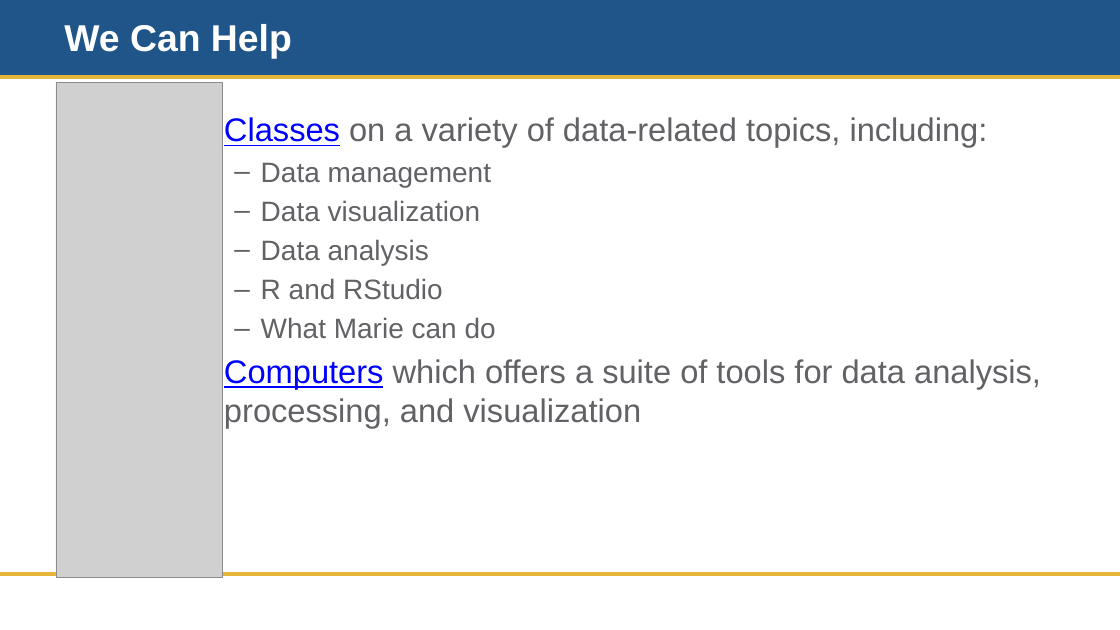
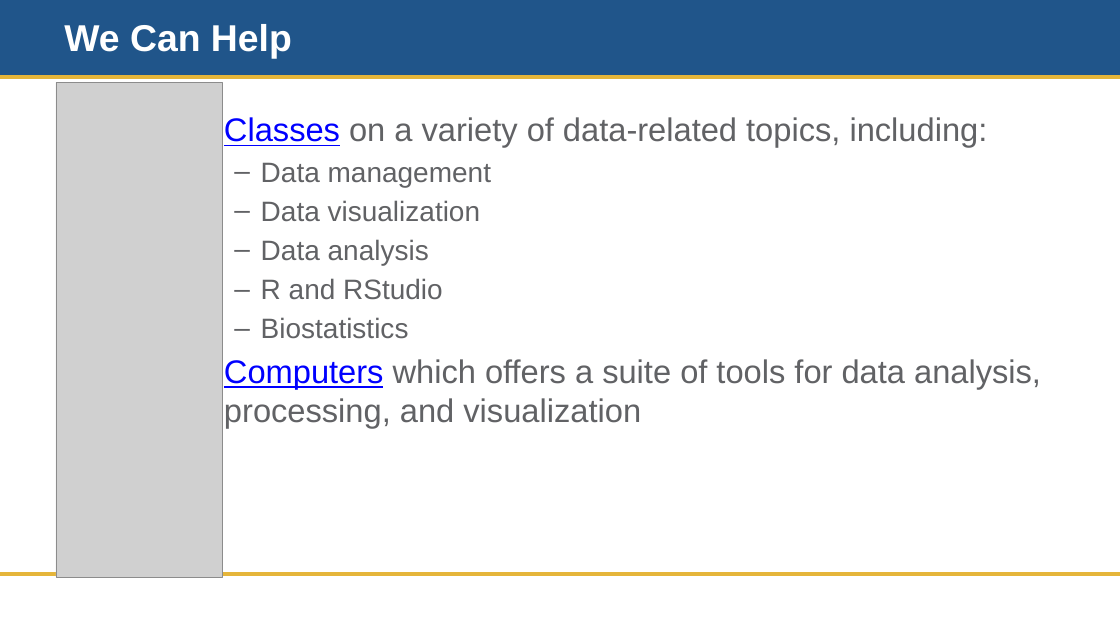
Before and after one commit to doujouDC/nihl-intro-r-classes, a slide deck: slide 1 of r-project-mgmt-repro/nih-r-project-mgmt-training-material/nihl-r-project-mgmt-01-we-can-help.pptx (slide 3 before the commit). Drawn at 1120x630 pixels with LibreOffice and Linux fonts; fonts in the diff are those of the drawing; grey boxes stand for pictures; background and template pictures are left out. Boxes give left, top, right and bottom in pixels: in the first picture for what was removed or moved away, otherwise in the second. Text is boxed around its words. In the diff, an @@ line names an element or a change of style, - is before the commit and + after.

```diff
--- a/r-project-mgmt-repro/nih-r-project-mgmt-training-material/nihl-r-project-mgmt-01-we-can-help.pptx
+++ b/r-project-mgmt-repro/nih-r-project-mgmt-training-material/nihl-r-project-mgmt-01-we-can-help.pptx
@@ text at box(261, 317, 409, 339): text changed @@
-  – What Marie can do
+  – Biostatistics
```
Also in this commit, not shown: 7 slides removed, 2 other files.
